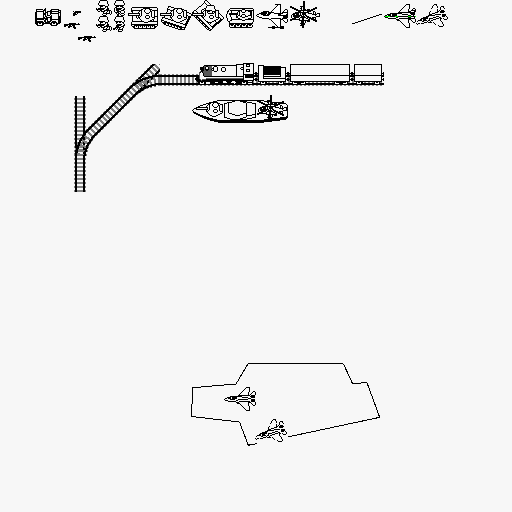
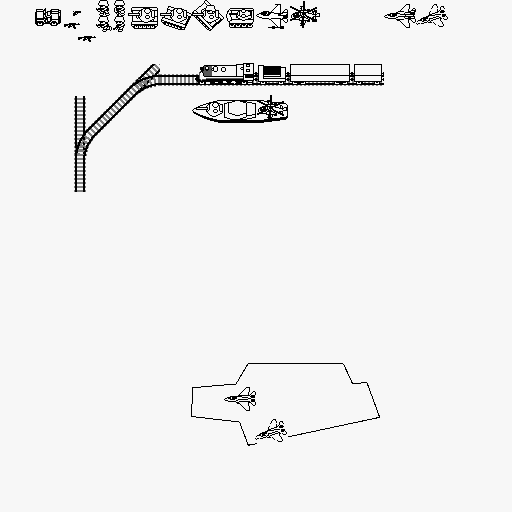
Two versions of the same layered image (512x512). Layer-by-layer changes:
painted on "MiddleLayer" over <box>312,10,411,22</box>
painted on "LowerLayer" over <box>99,7,123,24</box>
painted on "LowestLayer" over <box>352,14,416,24</box>
